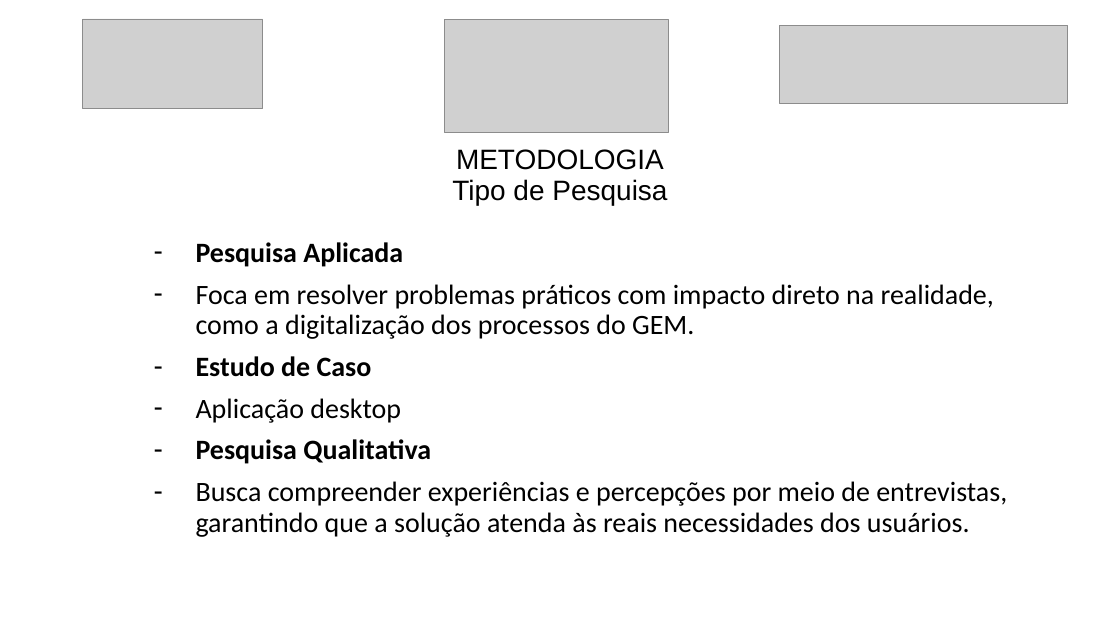
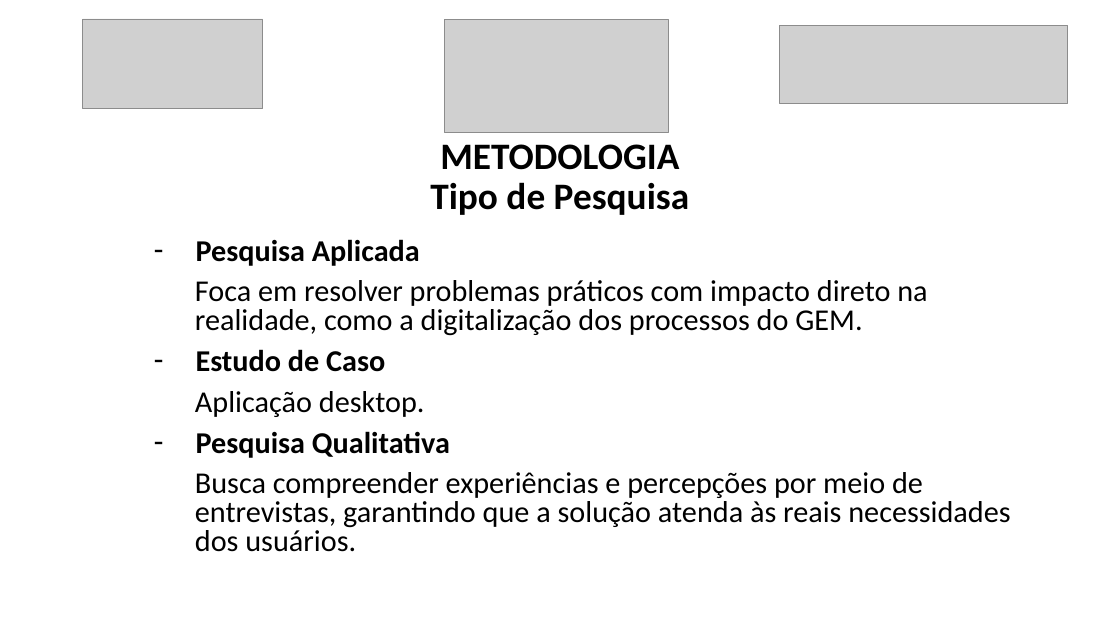
Before and after one commit to luanmenezesx/TCC-CCB, a slide deck: slide 6 of Modelo slides apresentação TCC.pptx. Drawn at 1120x630 pixels with LibreOffice and Linux fonts; fonts in the diff are those of the drawing; grey boxes stand for pictures. Boxes give left, top, right and bottom in pixels: in the first picture for what was removed or moved away, otherwise in the second. Text is boxed around its words. In the diff, an @@ line names an element or a change of style, - is before the commit and + after.

```diff
--- a/Modelo slides apresentação TCC.pptx
+++ b/Modelo slides apresentação TCC.pptx
@@ title "METODOLOGIA Tipo de Pesquisa": place and size @@
-title "METODOLOGIA Tipo de Pesquisa" at (452, 149, 667, 205)
+title "METODOLOGIA Tipo de Pesquisa" at (430, 144, 689, 215)
@@ title "METODOLOGIA Tipo de Pesquisa" at (430, 144, 689, 215): size 24 to 32 pt, font Arial to Calibri, bold on @@
@@ subtitle at (195, 239, 1010, 552): size 24 to 25.9 pt; line spacing 0.9 to 0.8; bullet - to none @@
@@ subtitle at (195, 391, 425, 417): text changed; size 24 to 25.9 pt @@
-– Aplicação desktop
+Aplicação desktop.
```
Also in this commit, not shown: 9 other slides changed, 2 slides added, 1 slide removed.
